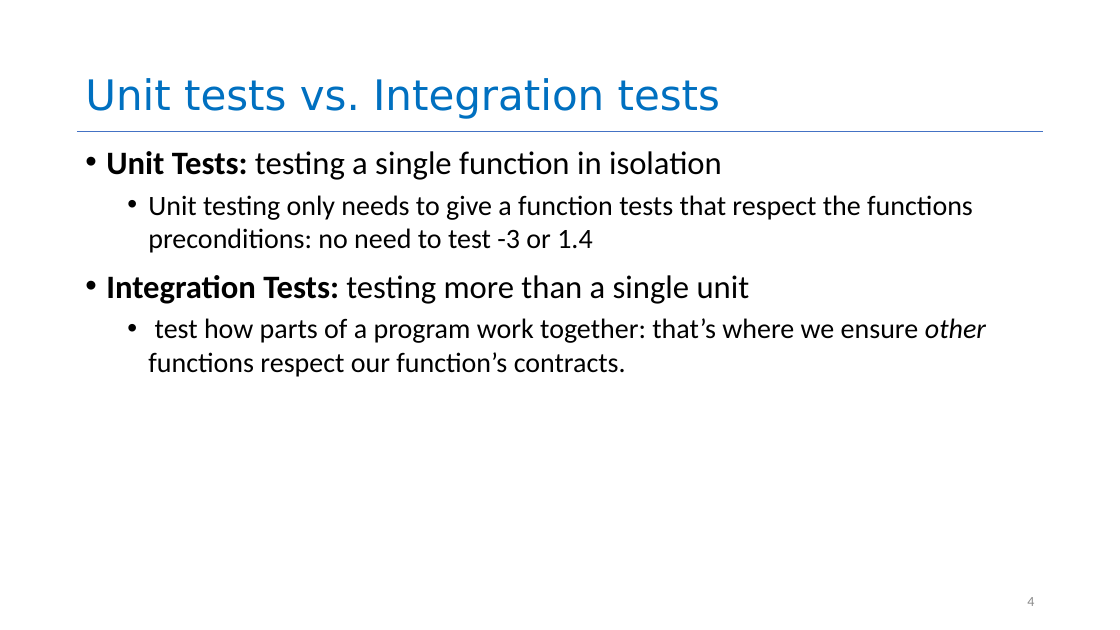
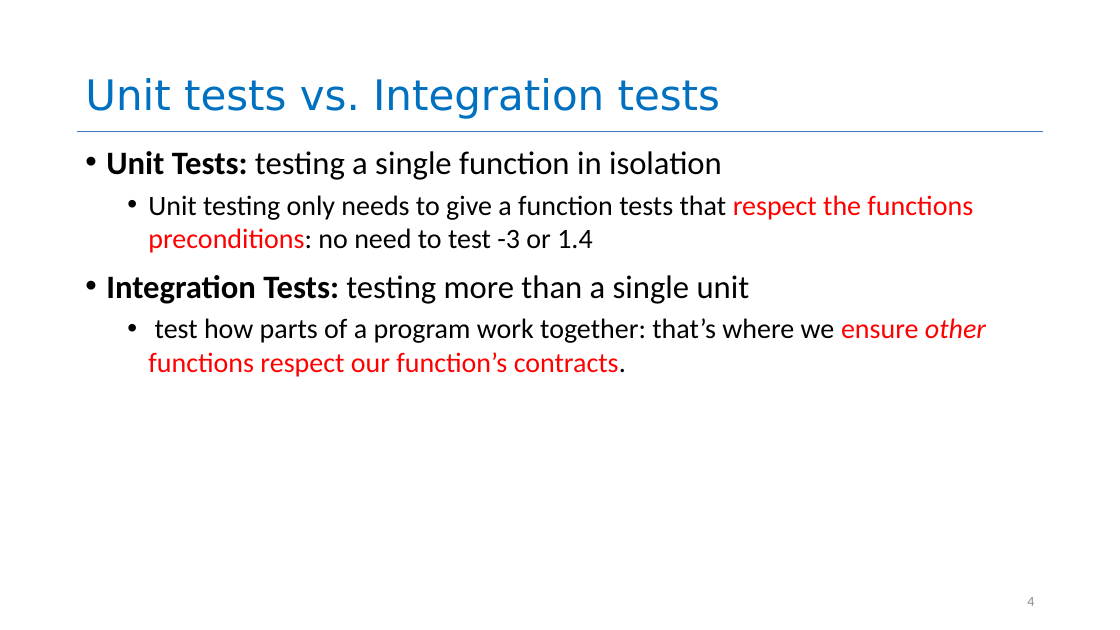
Before and after one commit to neu-se/CS4530-Fall-2026, a slide deck: slide 4 of Slides/Module 03 Unit Testing.pptx. Drawn at 1120x630 pixels with LibreOffice and Linux fonts; fonts in the diff are those of the drawing. Boxes give left, top, right and bottom in pixels: in the first picture for what was removed or moved away, otherwise in the second. Text is boxed around its words. In the diff, an @@ line names an element or a change of style, - is before the commit and + after.

```diff
--- a/Slides/Module 03 Unit Testing.pptx
+++ b/Slides/Module 03 Unit Testing.pptx
@@ text at bbox=[148, 195, 986, 377]: text colour #000000 to #FF0000 in "respect the functions preconditions:", "ensure other functions respect our function’s contracts." @@
```
Also in this commit, not shown: 7 other slides changed, 2 slides added, 1 slide removed, 1 other file.
